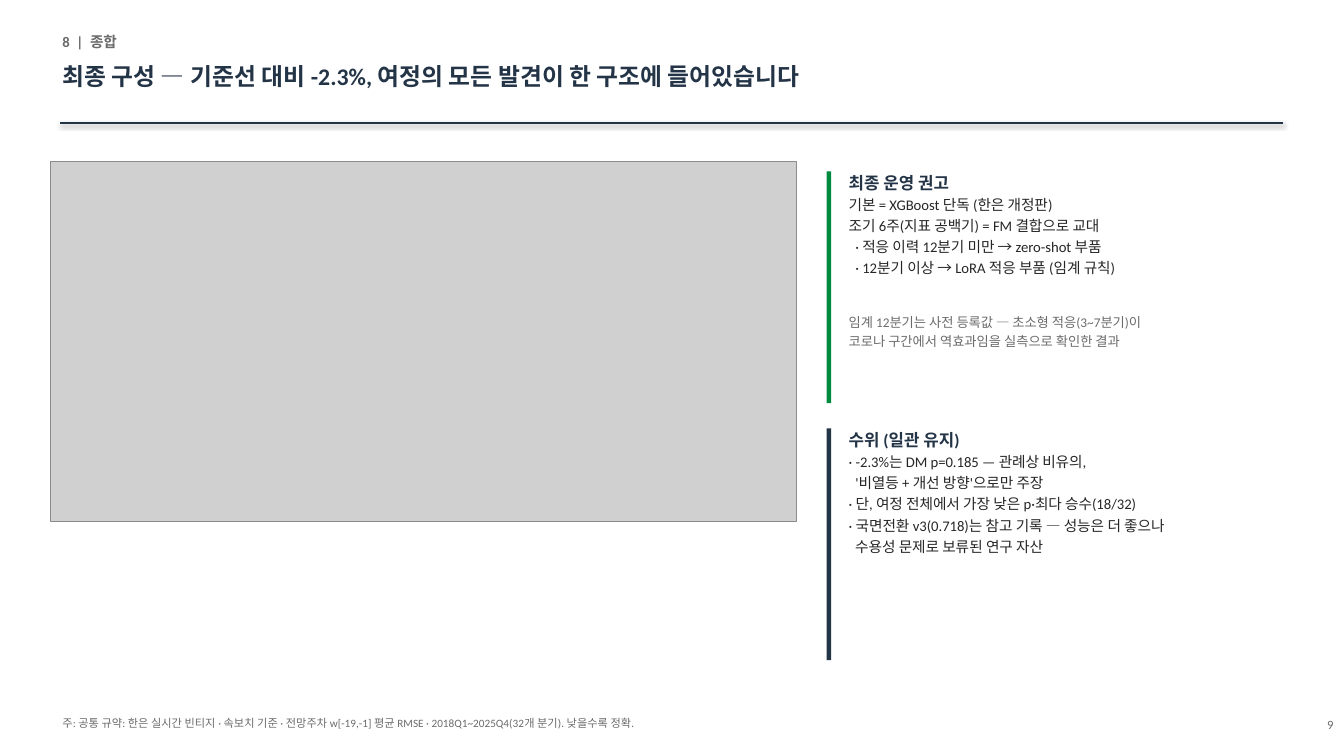
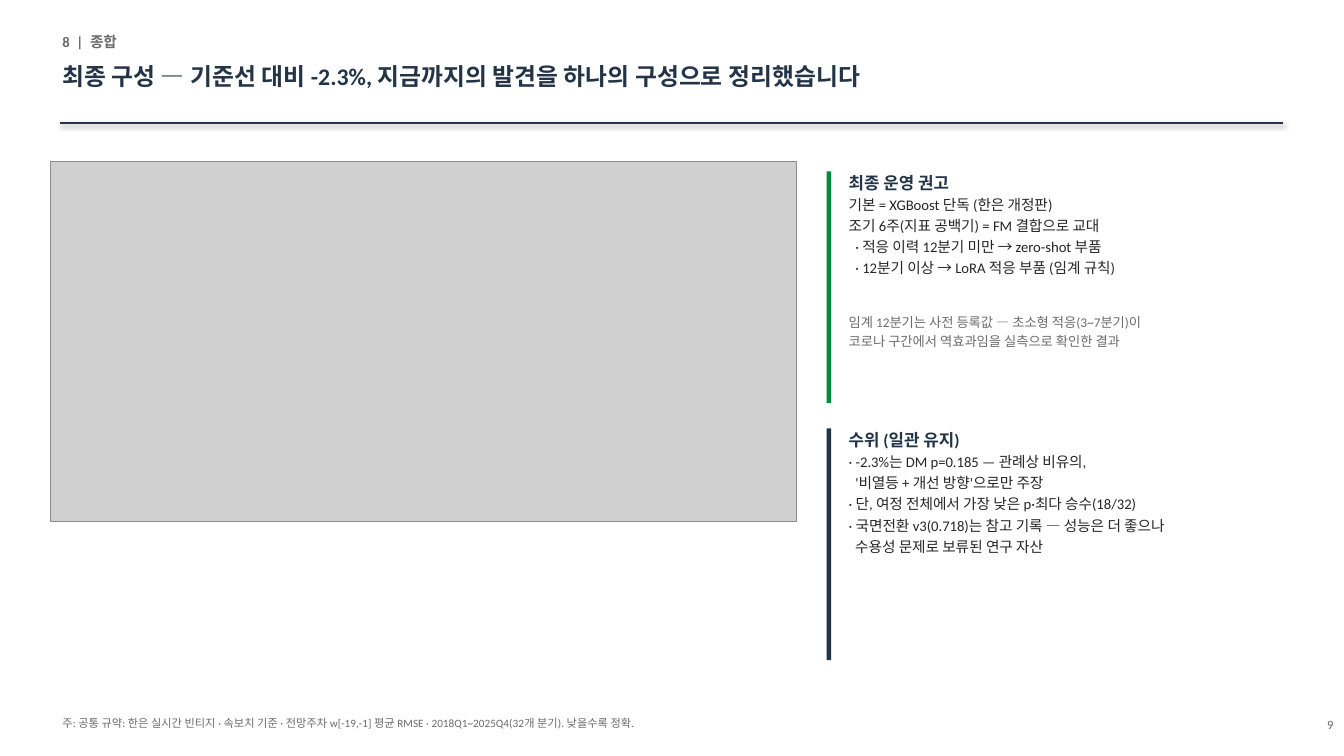
Before and after one commit to shezgone/bistro-lstm, a slide deck: slide 9 of docs/한은협업_여정보고_대표_2026-09-01.pptx. Drawn at 1344x756 pixels with LibreOffice and Linux fonts; fonts in the diff are those of the drawing; grey boxes stand for pictures. Boxes give left, top, right and bottom in pixels: in the first picture for what was removed or moved away, otherwise in the second. Text is boxed around its words. In the diff, an @@ line names an element or a change of style, - is before the commit and + after.

```diff
--- a/docs/한은협업_여정보고_대표_2026-09-01.pptx
+++ b/docs/한은협업_여정보고_대표_2026-09-01.pptx
@@ text at bbox=[62, 65, 860, 88]: text changed @@
-최종 구성 — 기준선 대비 -2.3%, 여정의 모든 발견이 한 구조에 들어있습니다
+최종 구성 — 기준선 대비 -2.3%, 지금까지의 발견을 하나의 구성으로 정리했습니다
```
Also in this commit, not shown: 7 other slides changed, 1 other file.
